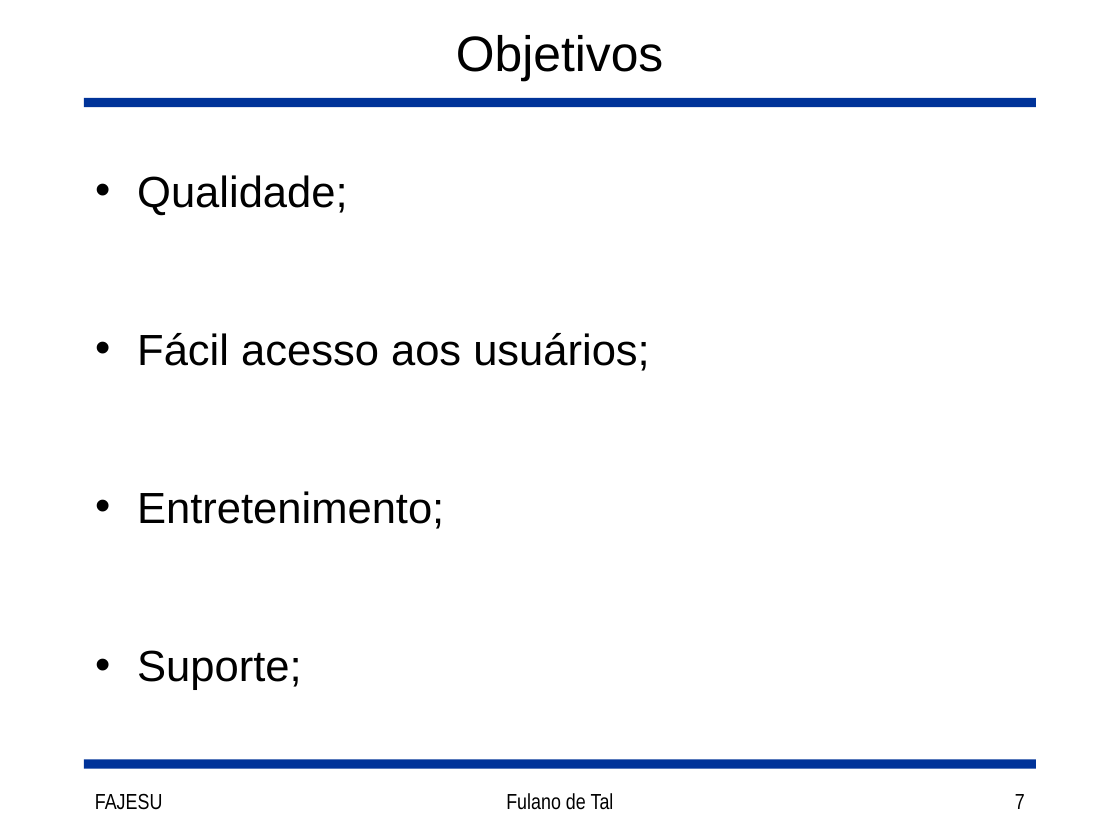
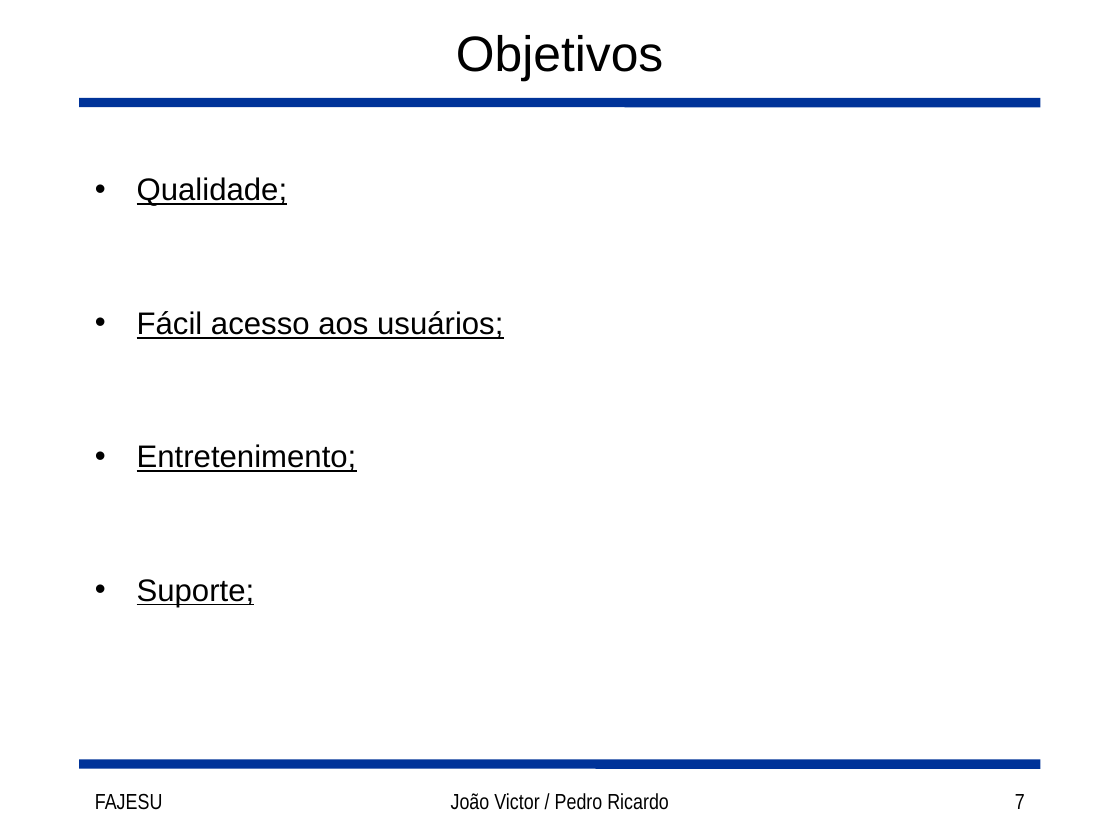
Before and after one commit to joaorocha/tcc-got-v1, a slide deck: slide 7 of docs/Slides.ppt. Drawn at 1120x840 pixels with LibreOffice and Linux fonts; fonts in the diff are those of the drawing. Boxes give left, top, right and bottom in pixels: in the first picture for what was removed or moved away, otherwise in the second. Text is boxed around its words. In the diff, an @@ line names an element or a change of style, - is before the commit and + after.

```diff
--- a/docs/Slides.ppt
+++ b/docs/Slides.ppt
@@ text "Qualidade;" at bbox=[137, 177, 503, 607]: size 28 to 20 pt, underline on; indent changed; line spacing 0.8 to 0.9 @@
@@ text at bbox=[451, 793, 669, 810]: text changed @@
-Fulano de Tal
+João Victor / Pedro Ricardo
```
Also in this commit, not shown: 10 other slides changed, 8 other files.
